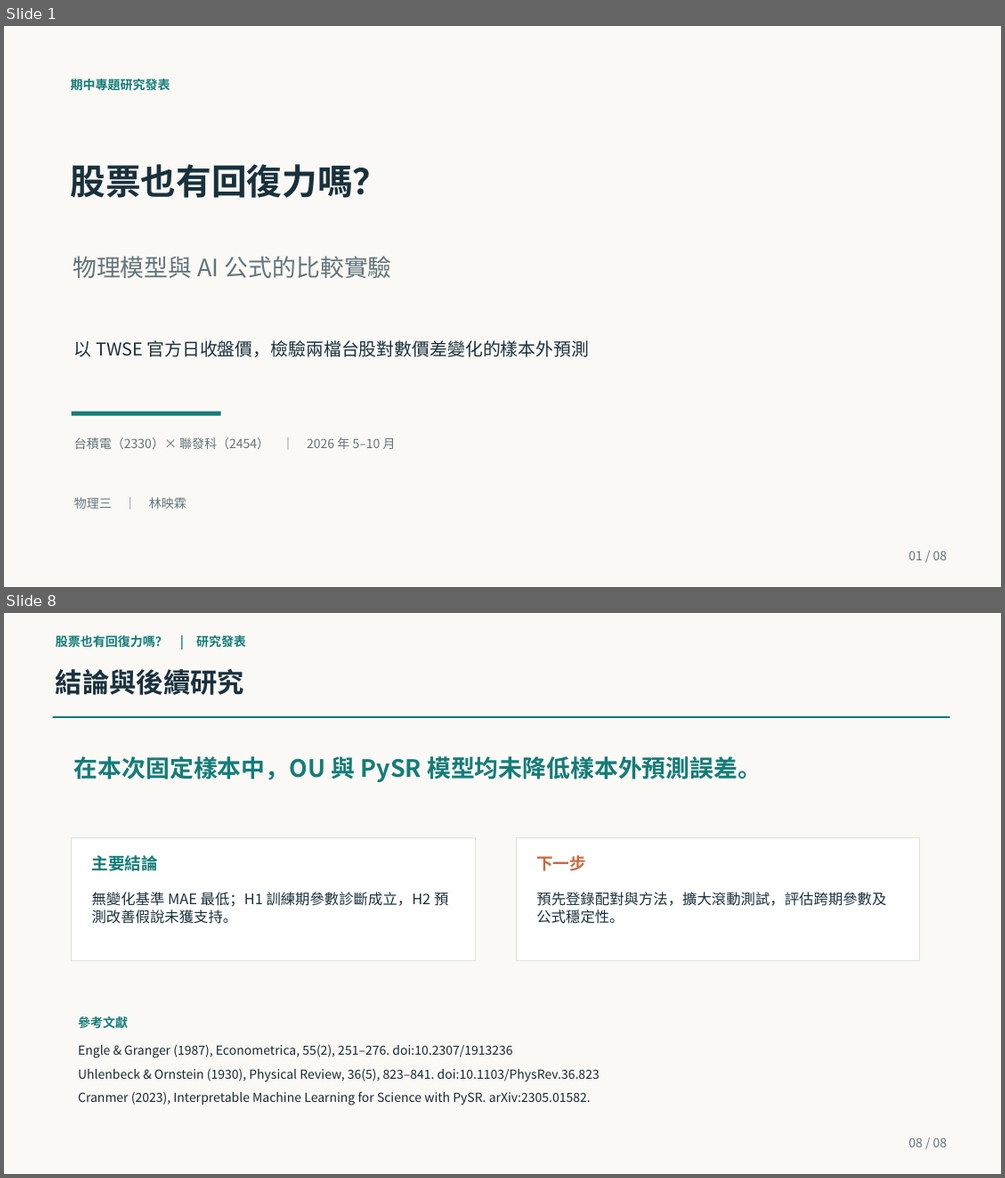
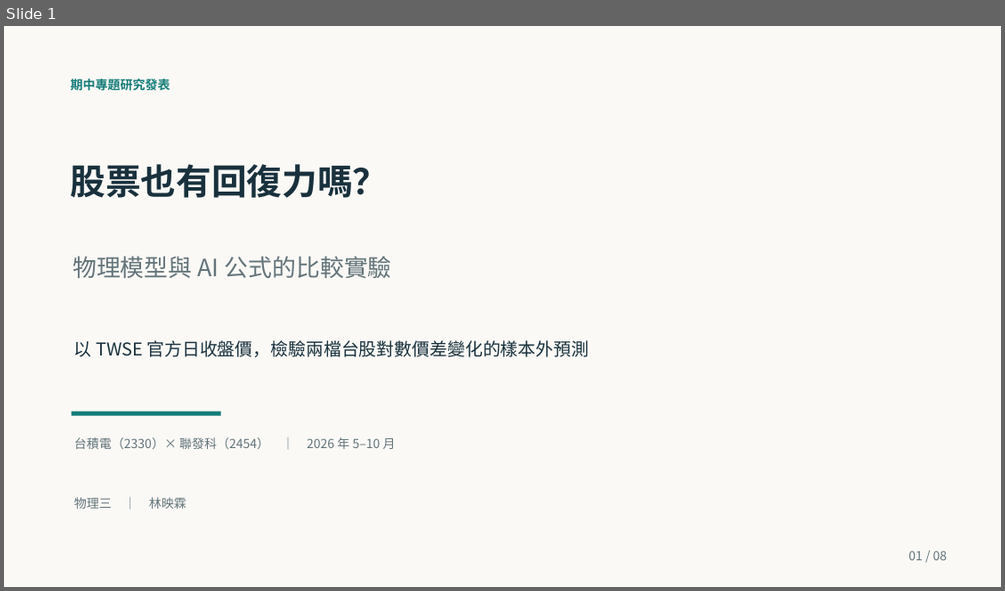
Before and after one commit to yinglinlin010/market-physics-lab, a slide deck: slides/midterm_90s.pptx. Shown one above the other, each under a label of ours: slides 1 and 8 before the commit, slide 1 after it; the slides between them are not shown. The pictures are 1005x1178 and 1005x591 pixels, drawn with LibreOffice and Linux fonts; fonts in the diff are those of the drawing. Boxes give left, top, right and bottom in pixels: in the first picture for what was removed or moved away, otherwise in the second. Text is boxed around its words. In the diff, an @@ line names an element or a change of style, - is before the commit and + after.

```diff
--- a/slides/midterm_90s.pptx
+++ b/slides/midterm_90s.pptx
@@ slide 8 removed at [4, 613, 1001, 1174], background #FAF9F6 @@
@@ text removed at [56, 635, 246, 648] @@
-股票也有回復力嗎？ | 研究發表
@@ text removed at [56, 669, 244, 695] @@
-結論與後續研究
@@ rectangle removed at [53, 716, 950, 718] @@
@@ text removed at [74, 756, 761, 782] @@
-在本次固定樣本中，OU 與 PySR 模型均未降低樣本外預測誤差。
@@ rectangle removed at [72, 837, 475, 961] @@
@@ rectangle removed at [517, 837, 920, 961] @@
@@ text removed at [92, 855, 158, 871] @@
-主要結論
@@ text removed at [536, 855, 586, 871] @@
-下一步
@@ text removed at [92, 892, 448, 924] @@
-無變化基準 MAE 最低；H1 訓練期參數診斷成立，H2 預測改善假說未獲支持。
@@ text removed at [536, 892, 886, 924] @@
-預先登錄配對與方法，擴大滾動測試，評估跨期參數及公式穩定性。
@@ text removed at [78, 1016, 128, 1028] @@
-參考文獻
@@ text removed at [78, 1044, 599, 1105] @@
-Engle & Granger (1987), Econometrica, 55(2), 251–276. doi:10.2307/1913236
-Uhlenbeck & Ornstein (1930), Physical Review, 36(5), 823–841. doi:10.1103/PhysRev.36.823
-Cranmer (2023), Interpretable Machine Learning for Science with PySR. arXiv:2305.01582.
@@ text removed at [908, 1137, 947, 1147] @@
-08 / 08
```
Also in this commit, not shown: 2 slides changed, 5 slides added, 4 other slides removed, 2 other files.
